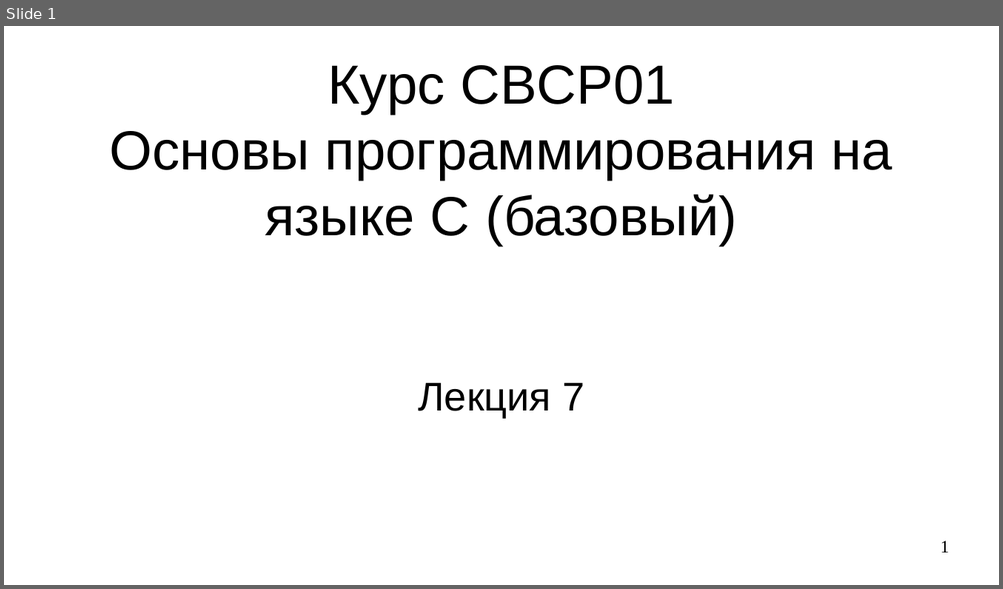
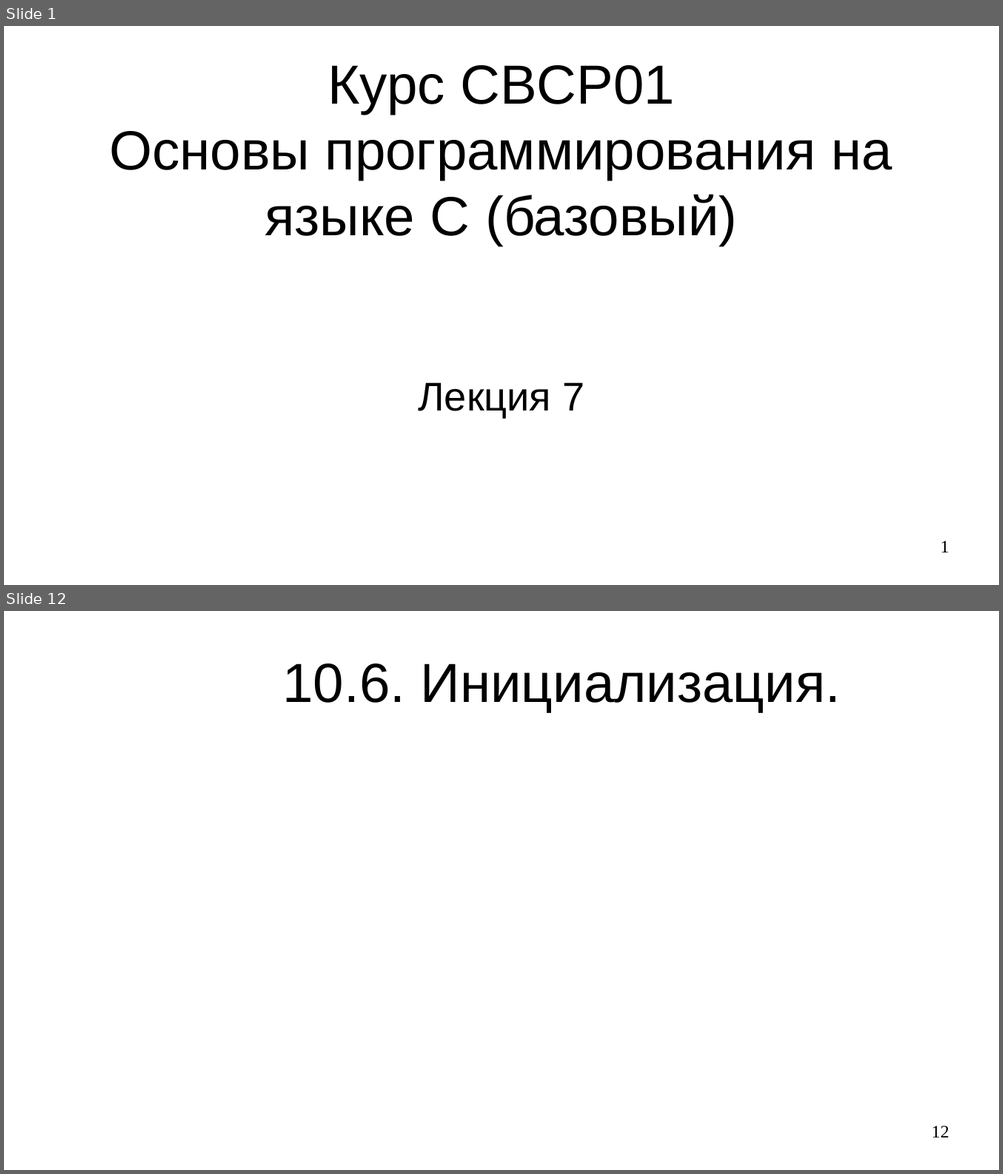
Before and after one commit to steelcraft/stud-lab, a slide deck: Лекции/CBCP01#L7.odp. Shown one above the other, each under a label of ours: slide 1 before the commit, slides 1 and 12 after it; the slides between them are not shown. The pictures are 1003x589 and 1003x1174 pixels, drawn with LibreOffice and Linux fonts; fonts in the diff are those of the drawing. Boxes give left, top, right and bottom in pixels: in the first picture for what was removed or moved away, otherwise in the second. Text is boxed around its words. In the diff, an @@ line names an element or a change of style, - is before the commit and + after.

```diff
--- a/Лекции/CBCP01#L7.odp
+++ b/Лекции/CBCP01#L7.odp
@@ slide 12 added at (4, 611, 999, 1170), background #FFFFFF @@
@@ title added at (283, 664, 840, 712), 44 pt, text #000000 @@
+10.6. Инициализация.
@@ page number added at (931, 1126, 949, 1138), 14 pt, text #000000 @@
+12
```
Also in this commit, not shown: 17 other slides added.
